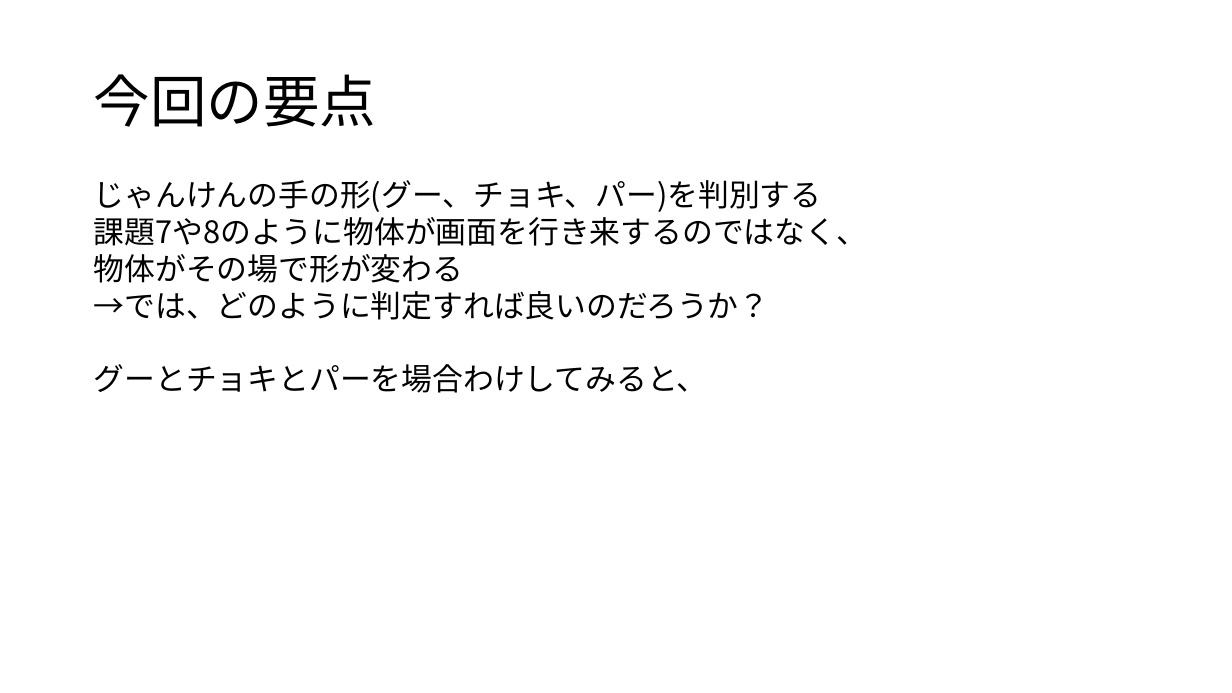
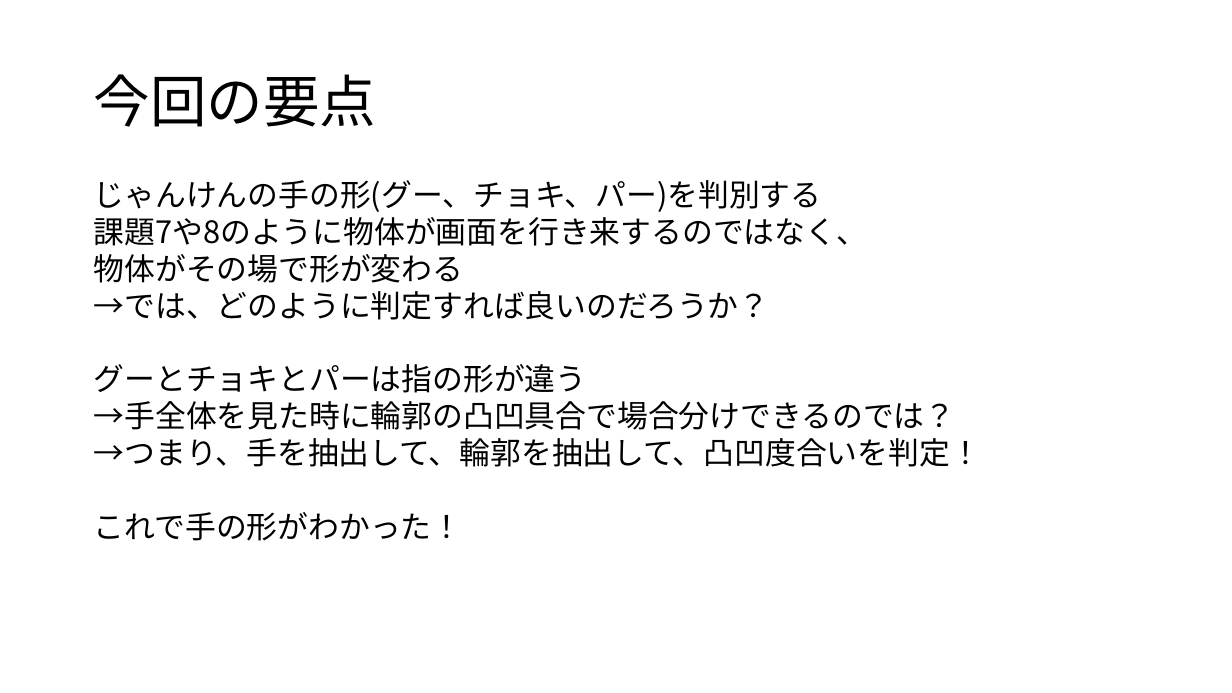
Before and after one commit to Ebichan610/univ_prog_experiment_project, a slide deck: slide 1 of python/ex9/2412747_kadai9.pptx. Drawn at 1232x693 pixels with LibreOffice and Linux fonts; fonts in the diff are those of the drawing. Boxes give left, top, right and bottom in pixels: in the first picture for what was removed or moved away, otherwise in the second. Text is boxed around its words. In the diff, an @@ line names an element or a change of style, - is before the commit and + after.

```diff
--- a/python/ex9/2412747_kadai9.pptx
+++ b/python/ex9/2412747_kadai9.pptx
@@ text at [94,364,981,541]: text changed @@
-グーとチョキとパーを場合わけしてみると、
+グーとチョキとパーは指の形が違う
+→手全体を見た時に輪郭の凸凹具合で場合分けできるのでは？
+→つまり、手を抽出して、輪郭を抽出して、凸凹度合いを判定！
+これで手の形がわかった！
```
Also in this commit, not shown: 2 slides added, 6 other files.
